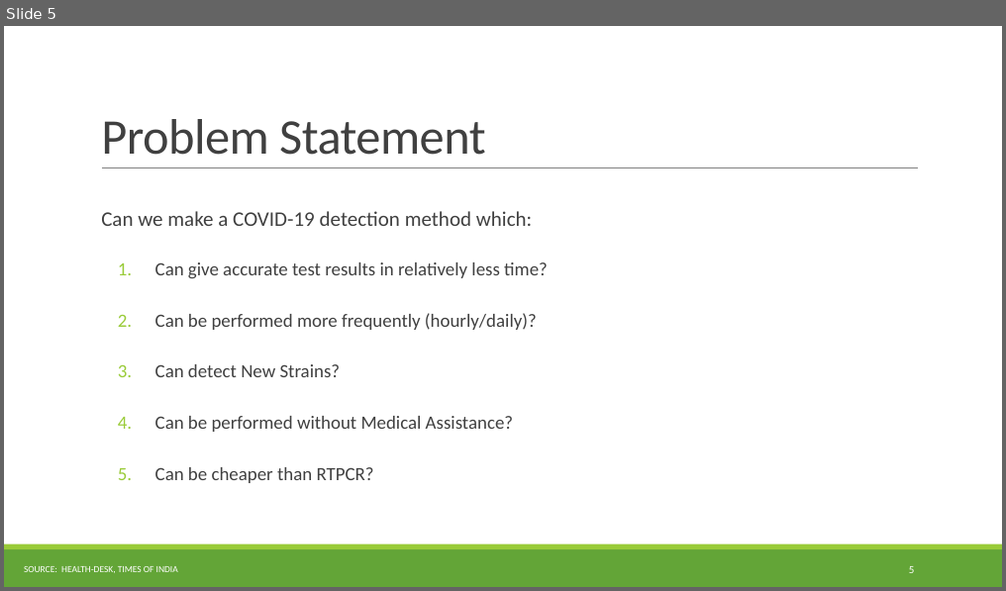
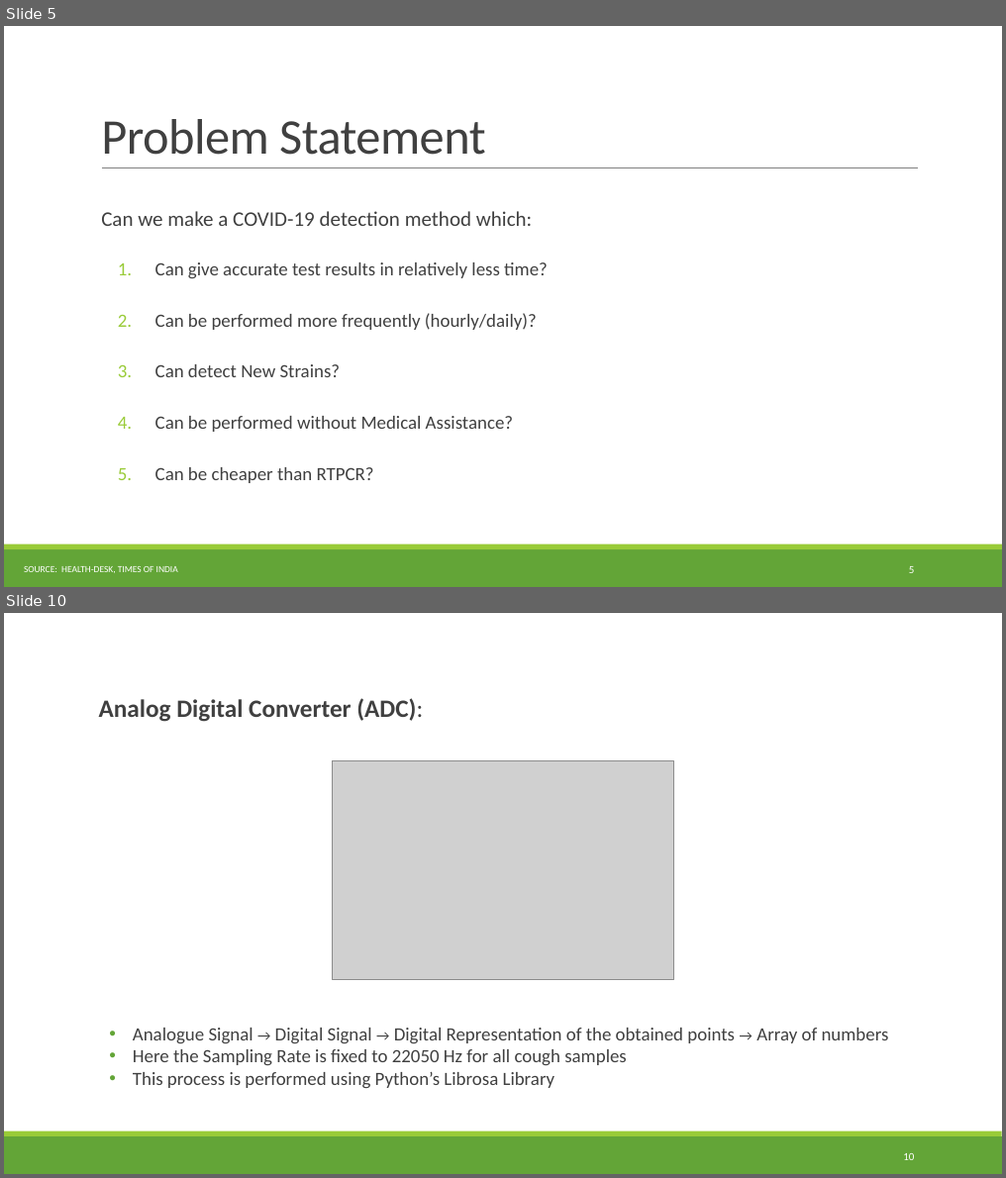
Before and after one commit to HimanshuKGP007/COV_Project, a slide deck: BTP_Files/PPT/BTP Presentation.pptx. Shown one above the other, each under a label of ours: slide 5 before the commit, slides 5 and 10 after it; the slides between them are not shown. The pictures are 1006x591 and 1006x1178 pixels, drawn with LibreOffice and Linux fonts; fonts in the diff are those of the drawing; grey boxes stand for pictures. Boxes give left, top, right and bottom in pixels: in the first picture for what was removed or moved away, otherwise in the second. Text is boxed around its words. In the diff, an @@ line names an element or a change of style, - is before the commit and + after.

```diff
--- a/BTP_Files/PPT/BTP Presentation.pptx
+++ b/BTP_Files/PPT/BTP Presentation.pptx
@@ slide 10 added at [4,613,1002,1174], background #FFFFFF; not listed: 2 template elements that a slide beside it also shows @@
@@ text added at [99,698,423,722], 24 pt, text #404040, bold @@
+  Analog Digital Converter (ADC):
@@ picture added at [333,761,674,980] @@
@@ text added at [133,1028,889,1088], 18 pt, text #404040 @@
+• Analogue Signal → Digital Signal → Digital Representation of the obtained points → Array of numbers
+• Here the Sampling Rate is fixed to 22050 Hz for all cough samples
+• This process is performed using Python’s Librosa Library
@@ page number added at [903,1154,914,1160], 10.5 pt, text #FFFFFF @@
+10
```
Also in this commit, not shown: 6 slides changed, 12 other slides added, 4 slides removed, 9 other files.
